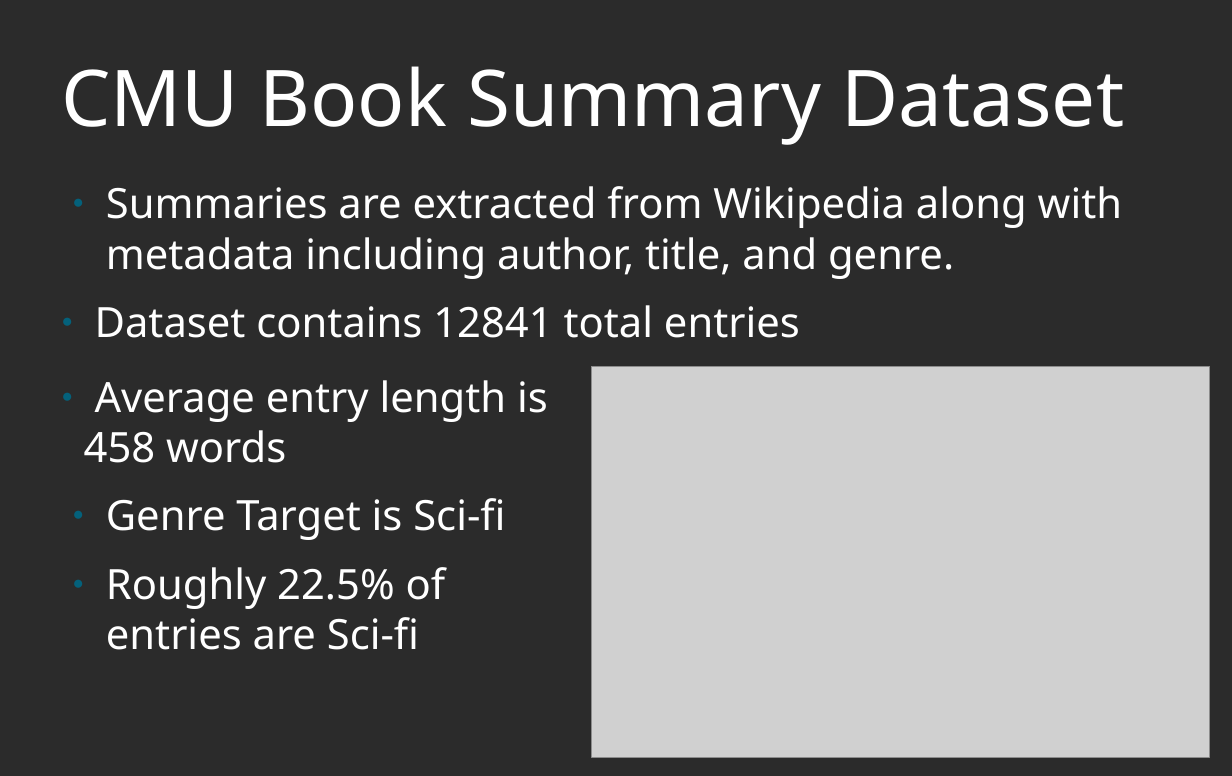
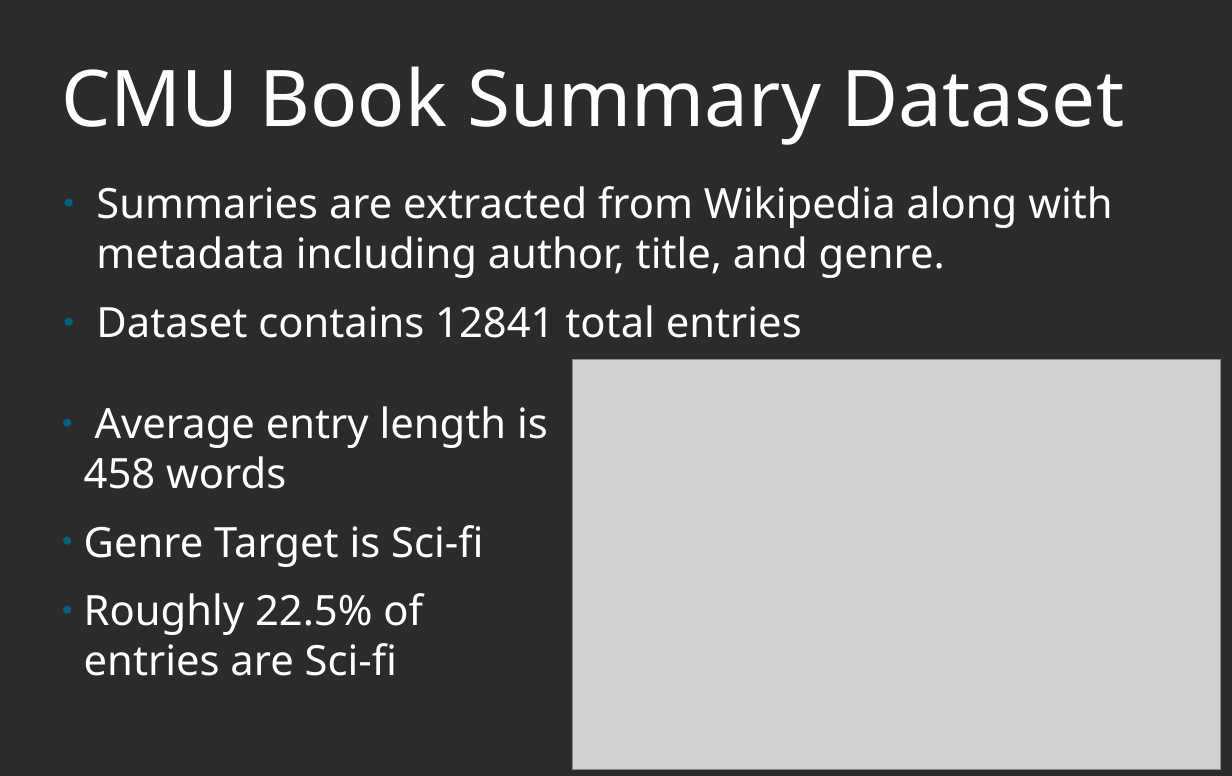
Before and after one commit to gr8willi35/DSI_CS3, a slide deck: slide 2 of Book Summary NLP Presentation.odp (slide 4 before the commit). Drawn at 1232x776 pixels with LibreOffice and Linux fonts; fonts in the diff are those of the drawing; grey boxes stand for pictures; background and template pictures are left out; a plain dark background stands for a picture behind light text. Boxes give left, top, right and bottom in pixels: in the first picture for what was removed or moved away, otherwise in the second. Text is boxed around its words. In the diff, an @@ line names an element or a change of style, - is before the commit and + after.

```diff
--- a/Book Summary NLP Presentation.odp
+++ b/Book Summary NLP Presentation.odp
@@ text "Summaries are extracted from Wikipedia ...": place and size @@
-text "Summaries are extracted from Wikipedia ..." at box(106, 186, 1122, 279)
+text "Summaries are extracted from Wikipedia ..." at box(96, 186, 1112, 338)
@@ text "Average entry length is 458 ...": place and size @@
-text "Average entry length is 458 ..." at box(84, 380, 548, 650)
+text "Average entry length is 458 ..." at box(84, 406, 548, 676)
@@ text at box(96, 305, 802, 338): indent changed @@
@@ picture: place and size @@
-picture at box(592, 366, 1209, 758)
+picture at box(573, 360, 1221, 770)
@@ text at box(84, 525, 483, 676): indent changed @@
```
Also in this commit, not shown: 6 other slides changed, 1 slide added, 5 slides removed, 18 other files.
